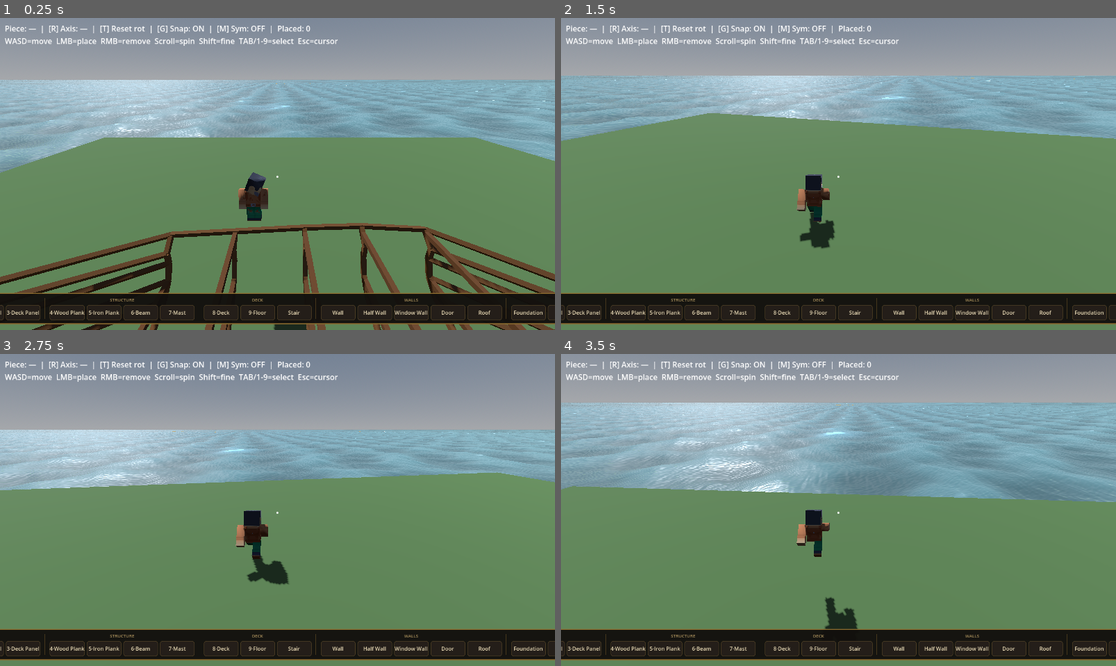
Above: before the commit, frames 1-4 (two rows, left to right).
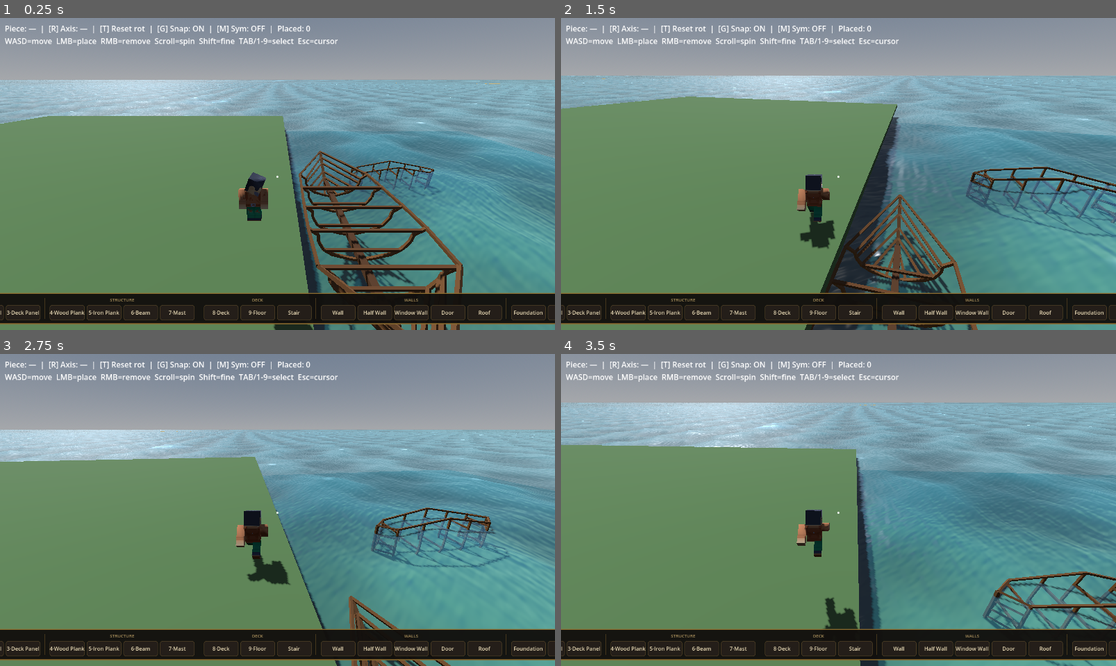
Above: after the commit, the same moments.

Repository: memlocator/flags_ahead
Game: Godot game, scene res://scenes/game.tscn
Two runs of this game, one before a commit and one after it. Both use one fixed random seed, a clock stepped at 60 frames per second and the inputs below.
Inputs (mouse positions are in pixels of both pictures, inside the frame that each line leads up to):
- Up to frame 1 (0.25 s): no input
- Up to frame 2 (1.5 s): tap Enter (ui_accept) at 0.5, 0.77 s; move the mouse to (866, 174) at 0.52 s; hold F 0.53-1.28 s; hold W from 0.53 s (still down); click (866, 174) at 0.67 s; move the mouse to (810, 174) at 1.27 s; tap F at 1.35 s
- Up to frame 3 (2.75 s): keep holding W; tap Enter (ui_accept) at 1.52 s; move the mouse to (288, 503) at 2.02 s; hold F from 2.03 s (still down); tap R at 2.1 s
- Up to frame 4 (3.5 s): keep holding W; move the mouse to (832, 516) at 2.77 s; release F at 2.78 s; tap T at 2.85 s; click (832, 516) at 2.92 s; tap Enter (ui_accept) at 3.02 s; tap F at 3.05 s

The runs differ from the first frame. In frame 1, 33% of the frame differs, in the area x 0-100%, y 19-100%; in frame 2, 32%; in frame 3, 30%; in frame 4, 33%.
Error in both runs: Invalid access to property or key of type 'StringName' on a base object of type 'Dictionary'. (res://scripts/build_system.gd:270)

Commit message:
Add ship launch and buoyancy system
- F key on ship skeleton triggers launch via ShipLauncher
- ShipLauncher wraps skeleton in RigidBody3D, positions at waterline, sets CoM low
- BuoyancyBody applies per-sensor upward forces based on ocean wave height
- BuoyancySensor (Marker3D) nodes placed visibly in editor under BuoyancyBody
- 6 sensors on sloop covering bow/mid/stern x port/starboard

Diff:
--- a/scenes/game.tscn
+++ b/scenes/game.tscn
@@ -10,6 +10,9 @@
 [ext_resource type="Script" uid="uid://0301q3mp5tw3" path="res://scripts/ship_skeleton_interactable.gd" id="8_interactable"]
 [ext_resource type="Resource" uid="uid://dfp4woudtokyd" path="res://assets/ships/sloop.tres" id="9_sloop"]
 [ext_resource type="Script" uid="uid://drrbfcaqxjeol" path="res://scripts/ocean.gd" id="10_ocean"]
+[ext_resource type="Script" uid="uid://ddeogsv3qv1mb" path="res://scripts/buoyancy_body.gd" id="11_buoyancy"]
+[ext_resource type="Environment" uid="uid://6wyydsv7ojy" path="res://effects/underwater.tres" id="11_kvuet"]
+[ext_resource type="Script" uid="uid://bfm71w3n1nn4m" path="res://scripts/buoyancy_sensor.gd" id="12_sensor"]
 
 [sub_resource type="ProceduralSkyMaterial" id="ProceduralSkyMaterial_env"]
 
@@ -63,8 +66,19 @@
 mesh = SubResource("BoxMesh_ground")
 surface_material_override/0 = SubResource("Mat_ground")
 
+[node name="Ground" type="StaticBody3D" parent="Ground" unique_id=754836613]
+transform = Transform3D(1, 0, 0, 0, 1, 0, 0, 0, 1, -46.70761, -3.8781796, 0)
+
+[node name="CollisionShape3D" type="CollisionShape3D" parent="Ground/Ground" unique_id=1405543522]
+shape = SubResource("BoxShape3D_ground")
+
+[node name="MeshInstance3D" type="MeshInstance3D" parent="Ground/Ground" unique_id=1730769926]
+transform = Transform3D(1, 0, 0, 0, 1, 0, 0, 0, 1, 0, 0, -9.536743e-07)
+mesh = SubResource("BoxMesh_ground")
+surface_material_override/0 = SubResource("Mat_ground")
+
 [node name="Player" type="CharacterBody3D" parent="." unique_id=1853105257]
-transform = Transform3D(-0.75, 0, -1.13246855e-07, 0, 0.75, 0, 1.13246855e-07, 0, -0.75, 3, 1, 5)
+transform = Transform3D(-0.75, 0, -1.13246855e-07, 0, 0.75, 0, 1.13246855e-07, 0, -0.75, -27.625938, 1, -15.870958)
 script = ExtResource("5_player")
 
 [node name="CollisionShape3D" type="CollisionShape3D" parent="Player" unique_id=1649244819]
@@ -74,7 +88,7 @@
 transform = Transform3D(1, 0, 0, 0, 1, 0, 0, 0, 1, 0, -0.9, 0)
 
 [node name="CameraPivot" type="Node3D" parent="." unique_id=846003860]
-transform = Transform3D(1, 0, 0, 0, 1, 0, 0, 0, 1, 2.5784817, 0, 5.097081)
+transform = Transform3D(1, 0, 0, 0, 1, 0, 0, 0, 1, -28.047457, 0, -15.773877)
 script = ExtResource("2_cam")
 shoulder_offset = 1.0
 zoom_step = 0.75
@@ -87,6 +101,7 @@
 [node name="Camera3D" type="Camera3D" parent="CameraPivot/SpringArm3D" unique_id=123456789]
 
 [node name="SkeletonsRoot" type="Node3D" parent="." unique_id=298765432]
+transform = Transform3D(-5.9604645e-08, 0, -1, 0, 1, 0, 1, 0, -5.9604645e-08, -32.24369, -1.6370164, -16.236477)
 
 [node name="Sloop" type="Node3D" parent="SkeletonsRoot" unique_id=112233445]
 script = ExtResource("3_skel")
@@ -94,6 +109,35 @@
 
 [node name="Interactable" type="Node3D" parent="SkeletonsRoot/Sloop" unique_id=112233446]
 script = ExtResource("8_interactable")
+
+[node name="BuoyancyBody" type="Node3D" parent="SkeletonsRoot/Sloop" unique_id=112233447]
+script = ExtResource("11_buoyancy")
+buoyancy_strength = 65.0
+damping = 1.0
+
+[node name="SensorBowPort" type="Marker3D" parent="SkeletonsRoot/Sloop/BuoyancyBody" unique_id=112233450]
+transform = Transform3D(1, 0, 0, 0, 1, 0, 0, 0, 1, 6, 0.6560817, -1.2999992)
+script = ExtResource("12_sensor")
+
+[node name="SensorBowStarboard" type="Marker3D" parent="SkeletonsRoot/Sloop/BuoyancyBody" unique_id=112233451]
+transform = Transform3D(1, 0, 0, 0, 1, 0, 0, 0, 1, 6, 0.6560817, 1.2999992)
+script = ExtResource("12_sensor")
+
+[node name="SensorMidPort" type="Marker3D" parent="SkeletonsRoot/Sloop/BuoyancyBody" unique_id=112233452]
+transform = Transform3D(1, 0, 0, 0, 1, 0, 0, 0, 1, 1, 0.6560817, -1.5)
+script = ExtResource("12_sensor")
+
+[node name="SensorMidStarboard" type="Marker3D" parent="SkeletonsRoot/Sloop/BuoyancyBody" unique_id=112233453]
+transform = Transform3D(1, 0, 0, 0, 1, 0, 0, 0, 1, 1, 0.6560817, 1.5)
+script = ExtResource("12_sensor")
+
+[node name="SensorSternPort" type="Marker3D" parent="SkeletonsRoot/Sloop/BuoyancyBody" unique_id=112233454]
+transform = Transform3D(1, 0, 0, 0, 1, 0, 0, 0, 1, -3.5, 0.6560817, -1.3999958)
+script = ExtResource("12_sensor")
+
+[node name="SensorSternStarboard" type="Marker3D" parent="SkeletonsRoot/Sloop/BuoyancyBody" unique_id=112233455]
+transform = Transform3D(1, 0, 0, 0, 1, 0, 0, 0, 1, -3.5, 0.6560817, 1.4000015)
+script = ExtResource("12_sensor")
 
 [node name="ShipRoot" type="RigidBody3D" parent="." unique_id=614811410]
 transform = Transform3D(1, 0, 0, 0, 1, 0, 0, 0, 1, -42.97306, -8.410027, 0)
@@ -126,6 +170,9 @@
 specular_str = 0.7
 sss_color = Color(0, 0.5331359, 0.54881036, 1)
 caustic_str = 0.65
+macro_str = 0.0
+underwater_env = ExtResource("11_kvuet")
+underwater_fog_density = 0.5
 foam_contact_band = 0.6
 foam_contact_gain = 1.6
 
--- /dev/null
+++ b/scripts/buoyancy_body.gd
@@ -0,0 +1,58 @@
+class_name BuoyancyBody
+extends Node3D
+
+## Applies buoyancy forces to the RigidBody3D ancestor using BuoyancySensor
+## children of the ShipSkeleton ancestor. Each sensor contributes an upward
+## force proportional to its submersion depth.
+
+@export var ocean: Ocean
+@export var buoyancy_strength: float = 25.0
+@export var damping: float = 3.0
+
+var _sensors: Array[BuoyancySensor] = []
+
+
+func _ready() -> void:
+	_sensors.clear()
+	for child in get_children():
+		if child is BuoyancySensor:
+			_sensors.append(child as BuoyancySensor)
+
+
+func _physics_process(_delta: float) -> void:
+	if not ocean or _sensors.is_empty():
+		return
+	var body := _find_ancestor_of_type(self, RigidBody3D) as RigidBody3D
+	if not body:
+		return
+
+	var n          := _sensors.size()
+	var ocean_base := ocean.global_position.y
+
+	for sensor: BuoyancySensor in _sensors:
+		var world_pt := sensor.global_position
+		var wave_y   := ocean_base + ocean.get_wave_height(world_pt.x, world_pt.z)
+		var depth    := wave_y - world_pt.y
+		# World-space offset from body origin — used for torque and as apply_force position
+		var offset   := world_pt - body.global_position
+
+		var force := Vector3.ZERO
+		if depth > 0.0:
+			force += Vector3.UP * buoyancy_strength * depth * body.mass / n
+		# Damp vertical motion within 2 m of the surface so the ship tracks waves
+		# instead of free-falling through troughs
+		if absf(depth) < 2.0:
+			var pt_vel := body.linear_velocity + body.angular_velocity.cross(offset)
+			force     -= Vector3.UP * damping * pt_vel.y * body.mass / n
+		if force == Vector3.ZERO:
+			continue
+		body.apply_force(force, offset)
+
+
+static func _find_ancestor_of_type(node: Node, type: Variant) -> Node:
+	var n := node.get_parent()
+	while n:
+		if is_instance_of(n, type):
+			return n
+		n = n.get_parent()
+	return null
--- /dev/null
+++ b/scripts/buoyancy_sensor.gd
@@ -0,0 +1,7 @@
+@tool
+class_name BuoyancySensor
+extends Marker3D
+
+## Marker node — place as a child of a ShipSkeleton to define where buoyancy
+## forces act. BuoyancyBody finds all sensors on the skeleton automatically.
+## Position each one inside the hull below the intended waterline.
--- a/scripts/game.gd
+++ b/scripts/game.gd
@@ -15,6 +15,7 @@
 @onready var ocean               := $Ocean
 
 var _ship_editor: ShipEditor
+var _ship_launcher: ShipLauncher
 
 
 func _ready() -> void:
@@ -29,6 +30,10 @@
 	_ship_editor.camera       = camera
 	_ship_editor.camera_pivot = camera_pivot
 	add_child(_ship_editor)
+
+	_ship_launcher = ShipLauncher.new()
+	_ship_launcher.ocean = ocean
+	add_child(_ship_launcher)
 
 	# Wire up any interactables already in the scene
 	_connect_interactables()
@@ -106,6 +111,12 @@
 	if not interactable.interact_requested.is_connected(_on_interact_requested):
 		interactable.interact_requested.connect(_on_interact_requested.bind(interactable))
 		print("ShipEditor: connected interactable ", interactable.get_path())
+	if not interactable.launch_requested.is_connected(_on_launch_requested):
+		interactable.launch_requested.connect(_on_launch_requested)
+
+
+func _on_launch_requested(skeleton: ShipSkeleton) -> void:
+	_ship_launcher.launch(skeleton)
 
 
 func _on_interact_requested(skeleton: ShipSkeleton, interactable: ShipSkeletonInteractable) -> void:
--- /dev/null
+++ b/scripts/ship_launcher.gd
@@ -0,0 +1,84 @@
+class_name ShipLauncher
+extends Node
+
+## Handles the transition from a static ShipSkeleton on land into a floating
+## RigidBody3D on the ocean. Knows nothing about building or UI.
+
+@export var ocean: Ocean
+
+
+func launch(skeleton: ShipSkeleton) -> void:
+	var config := skeleton.config
+
+	# Save world transform now — reparenting will change it
+	var skel_pos   := skeleton.global_position
+	var skel_basis := skeleton.global_basis
+
+	# --- Build the physics body ---
+	var body              := RigidBody3D.new()
+	body.name              = "FloatingShip_" + skeleton.name
+	body.mass              = 800.0
+	body.linear_damp       = 1.5
+	body.angular_damp      = 4.0
+	# Use an isolated collision layer so the body doesn't fight its own skeleton's
+	# StaticBody3D children (ribs/keel on layer 1) or placed pieces (layer 2).
+	body.collision_layer   = 0b100
+	body.collision_mask    = 0b100
+
+	# Pin CoM low in the hull so the ship is bottom-heavy and self-righting.
+	# Without this Jolt derives CoM from the collision box center (mid-hull),
+	# which sits above the waterline and makes the ship tumble.
+	if config:
+		var sf := config.scale_factor
+		body.center_of_mass_mode = RigidBody3D.CENTER_OF_MASS_MODE_CUSTOM
+		body.center_of_mass = Vector3(
+			(config.bow_x + config.stern_x) * 0.5 * sf,
+			config.rib_height_base * sf * 0.15,   # low bilge, well below waterline
+			0.0,
+		)
+
+	_add_collision(body, config)
+
+	# Must be in the scene tree before global_position is valid
+	skeleton.get_tree().current_scene.add_child(body)
+
+	# Start with ~40% of hull submerged so buoyancy is immediately active
+	var ocean_y := ocean.global_position.y if ocean else 0.0
+	var draft   := config.rib_height_base * config.scale_factor * 0.4 if config else 0.0
+	body.global_position = Vector3(skel_pos.x, ocean_y - draft, skel_pos.z)
+	body.global_basis    = skel_basis
+
+	# Move skeleton into body at local origin (keep_global_transform = false)
+	skeleton.reparent(body, false)
+	skeleton.position = Vector3.ZERO
+	skeleton.rotation = Vector3.ZERO
+	skeleton.scale    = Vector3.ONE
+
+	# Wire ocean into the BuoyancyBody already on the skeleton (placed in scene).
+	# If none exists, add a default one — sensors can be added later in the editor.
+	var buoyancy := skeleton.find_child("BuoyancyBody", true, false) as BuoyancyBody
+	if not buoyancy:
+		buoyancy = BuoyancyBody.new()
+		buoyancy.name = "BuoyancyBody"
+		skeleton.add_child(buoyancy)
+	buoyancy.ocean = ocean
+
+
+func _add_collision(body: RigidBody3D, config: ShipConfig) -> void:
+	var shape := BoxShape3D.new()
+	var col   := CollisionShape3D.new()
+	if config:
+		var sf      := config.scale_factor
+		var length  := (config.bow_x - config.stern_x) * sf
+		var width   := config.rib_width_base * sf * 2.0
+		var height  := config.rib_height_base * sf
+		shape.size   = Vector3(length, height, width)
+		col.position = Vector3(
+			(config.bow_x + config.stern_x) * 0.5 * sf,
+			height * 0.5,
+			0.0,
+		)
+	else:
+		shape.size = Vector3(10.0, 4.0, 5.0)
+	col.shape = shape
+	body.add_child(col)
--- a/scripts/ship_skeleton_interactable.gd
+++ b/scripts/ship_skeleton_interactable.gd
@@ -5,6 +5,7 @@
 ## Detects player proximity and emits interact_requested when E is pressed.
 
 signal interact_requested(skeleton: ShipSkeleton)
+signal launch_requested(skeleton: ShipSkeleton)
 
 @export var interaction_radius: float = 5.0
 
@@ -13,11 +14,12 @@
 var _prompt: Label3D
 var _player: Node3D
 var _e_was_pressed: bool = false
+var _f_was_pressed: bool = false
 
 
 func _ready() -> void:
 	_prompt = Label3D.new()
-	_prompt.text = "E  Edit Hull"
+	_prompt.text = "E  Edit Hull\nF  Launch"
 	_prompt.font_size = 48
 	_prompt.modulate = Color(1.0, 0.9, 0.3)
 	_prompt.billboard = BaseMaterial3D.BILLBOARD_ENABLED
@@ -40,13 +42,20 @@
 		_player_in_range = global_position.distance_to(_player.global_position) <= interaction_radius
 	_prompt.visible = _player_in_range and not _editing
 
+	var skeleton := get_parent() as ShipSkeleton
+
 	var e_now := Input.is_key_pressed(KEY_E)
 	if _player_in_range and not _editing and e_now and not _e_was_pressed:
-		var skeleton := get_parent() as ShipSkeleton
 		if skeleton:
 			interact_requested.emit(skeleton)
 	_e_was_pressed = e_now
 
+	var f_now := Input.is_key_pressed(KEY_F)
+	if _player_in_range and not _editing and f_now and not _f_was_pressed:
+		if skeleton:
+			launch_requested.emit(skeleton)
+	_f_was_pressed = f_now
+
 
 func set_editing(on: bool) -> void:
 	_editing = on
Not shown, added: scripts/buoyancy_body.gd.uid
Not shown, added: scripts/buoyancy_sensor.gd.uid
Not shown, added: scripts/ship_launcher.gd.uid
